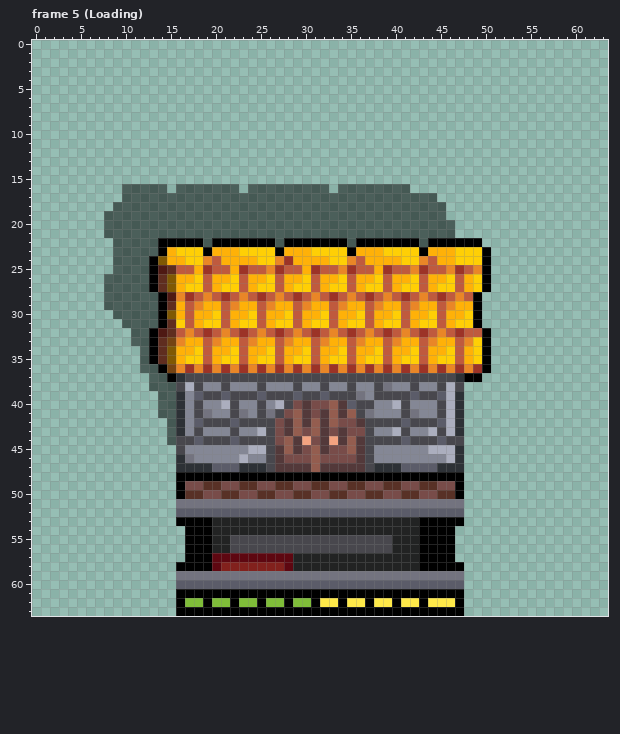
File history of a pixel-art file, src/entities/gridtile/producer_pickup.aseprite. The picture above is the old version.
64x64 pixels, 17 frames. Colours within 5 levels of each other are drawn and written as one. Shown: frame 5 (Loading). The commit also changed other frames, which this record leaves out.
After the commit:
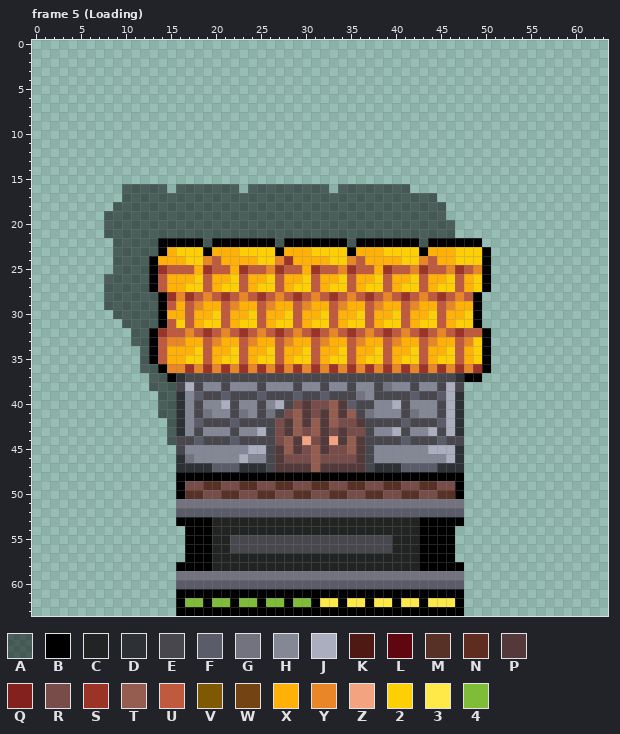
Palette (. is transparent): A #00000080  B #000000  C #222323  D #2d3136  E #48474d  F #5b5c69  G #73737f  H #848795  J #abaebe  K #4e1913  L #5e0711  M #583126  N #5f2d1f  P #53393a  Q #82211d  R #784c49  S #9c3327  T #945d4f  U #bf5a3e  V #7f5804  W #744313  X #ffb108  Y #e98627  Z #f4a380  2 #ffcf05  3 #ffe949  4 #7fbd39
Difference:
Frame 5 (Loading), layers "Shadows", "Layer 1":
y 24: x 14 V -> X
y 25: x 14..15 KN -> SU
y 26..27: x 14..15 NV -> UX
y 28: x 15 K -> S
y 29: x 15 N -> U
y 30: x 15 V -> X
y 31: x 15 N -> U
y 32: x 14..15 KN -> SU
y 33: x 14..15 NW -> UY
y 34..35: x 14..15 NV -> UX
y 36: x 15 W -> Y
y 57: x 20..28 LLLLLLLLL -> CCCCCCCCC
y 58: x 20..28 LQQQQQQQL -> CCCCCCCCC
Where, in picture pixels (left, top, right, bottom), the same in both pictures:
changed: (158, 256, 176, 373)
changed: (212, 553, 293, 571)
